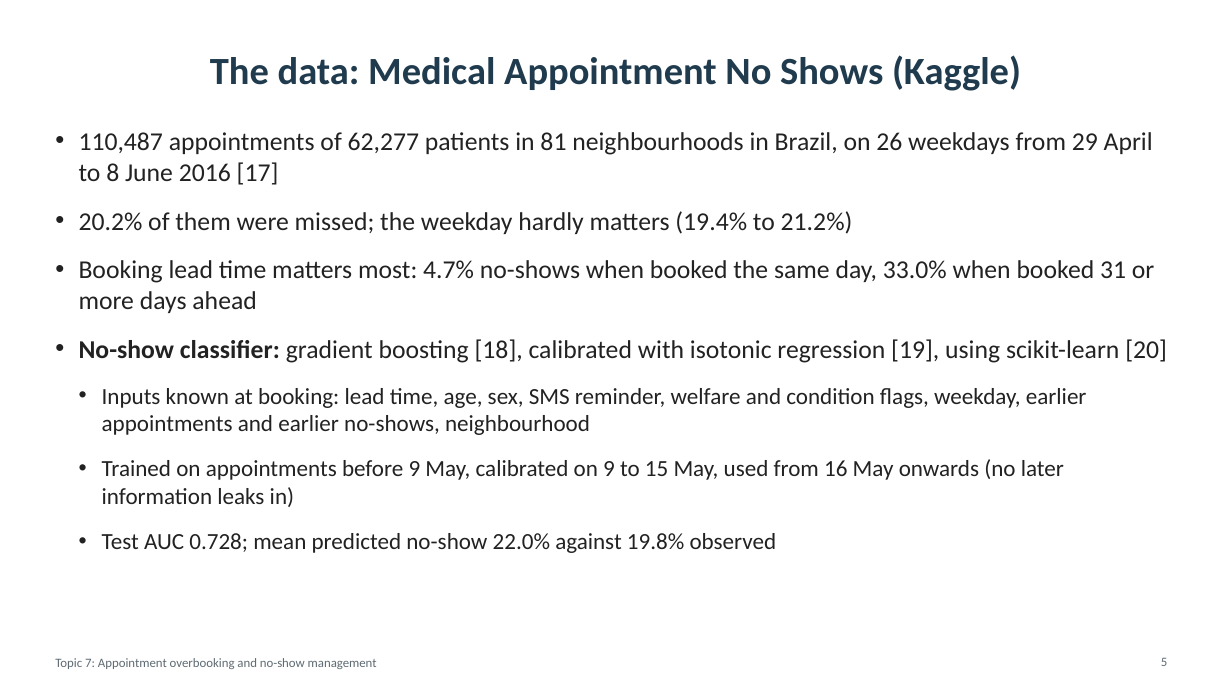
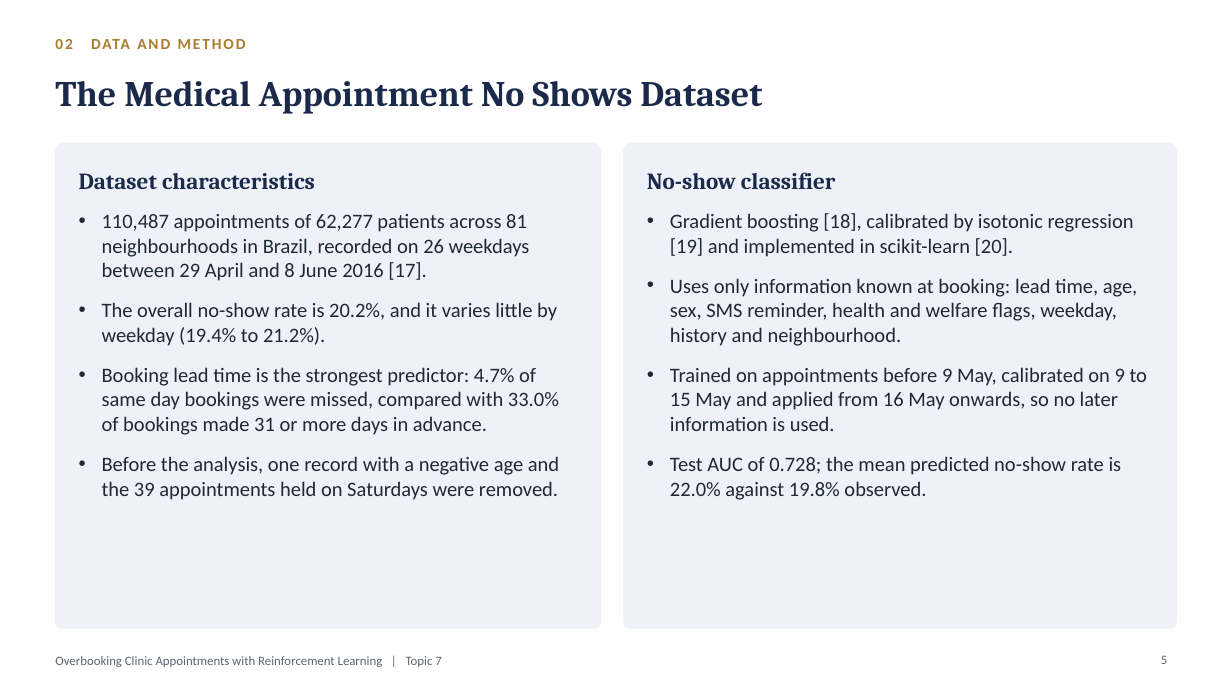
Before and after one commit to Nagasai-Datta/ml_lab, a slide deck: slide 5 of topic7/presentation/Topic7_Overbooking_Presentation.pptx. Drawn at 1232x693 pixels with LibreOffice and Linux fonts; fonts in the diff are those of the drawing. Boxes give left, top, right and bottom in pixels: in the first picture for what was removed or moved away, otherwise in the second. Text is boxed around its words. In the diff, an @@ line names an element or a change of style, - is before the commit and + after.

Commit message:
Presentation: formal wording and a new template

```diff
--- a/topic7/presentation/Topic7_Overbooking_Presentation.pptx
+++ b/topic7/presentation/Topic7_Overbooking_Presentation.pptx
@@ text added at bbox=[55, 39, 280, 277], 12 pt, text #A97C2F, bold @@
+02 DATA AND METHOD
@@ title at bbox=[55, 81, 762, 114]: text changed; size 30 to 28 pt; font Calibri to Cambria; text colour #1F3B4D to #1B2A4A @@
-The data: Medical Appointment No Shows (Kaggle)
+The Medical Appointment No Shows Dataset
@@ rounded rectangle added at bbox=[55, 143, 601, 628], fill #EEF2F8, outline #EEF2F8 1 pt @@
@@ text removed at bbox=[79, 132, 1167, 553] @@
-• 110,487 appointments of 62,277 patients in 81 neighbourhoods in Brazil, on 26 weekdays from 29 April to 8 June 2016 [17]
-• 20.2% of them were missed; the weekday hardly matters (19.4% to 21.2%)
-• Booking lead time matters most: 4.7% no-shows when booked the same day, 33.0% when booked 31 or more days ahead
-• No-show classifier: gradient boosting [18], calibrated with isotonic regression [19], using scikit-learn [20]
-  • Inputs known at booking: lead time, age, sex, SMS reminder, welfare and condition flags, weekday, earlier appointments and earlier no-shows, neighbourhood
-  • Trained on appointments before 9 May, calibrated on 9 to 15 May, used from 16 May onwards (no later information leaks in)
-  • Test AUC 0.728; mean predicted no-show 22.0% against 19.8% observed
@@ rounded rectangle added at bbox=[624, 143, 1177, 628], fill #EEF2F8, outline #EEF2F8 1 pt @@
@@ text added at bbox=[79, 173, 315, 189], 18 pt, text #1B2A4A, bold @@
+Dataset characteristics
@@ text added at bbox=[647, 172, 835, 189], 18 pt, text #1B2A4A, bold @@
+No-show classifier
@@ text added at bbox=[102, 214, 559, 500], 16 pt, text #1F2933 @@
+• 110,487 appointments of 62,277 patients across 81 neighbourhoods in Brazil, recorded on 26 weekdays between 29 April and 8 June 2016 [17].
+• The overall no-show rate is 20.2%, and it varies little by weekday (19.4% to 21.2%).
+• Booking lead time is the strongest predictor: 4.7% of same day bookings were missed, compared with 33.0% of bookings made 31 or more days in advance.
+• Before the analysis, one record with a negative age and the 39 appointments held on Saturdays were removed.
@@ text added at bbox=[670, 213, 1147, 500], 16 pt, text #1F2933 @@
+• Gradient boosting [18], calibrated by isotonic regression [19] and implemented in scikit-learn [20].
+• Uses only information known at booking: lead time, age, sex, SMS reminder, health and welfare flags, weekday, history and neighbourhood.
+• Trained on appointments before 9 May, calibrated on 9 to 15 May and applied from 16 May onwards, so no later information is used.
+• Test AUC of 0.728; the mean predicted no-show rate is 22.0% against 19.8% observed.
@@ text at bbox=[55, 656, 441, 667]: text changed; text colour #5F6B73 to #5B6770 @@
-Topic 7: Appointment overbooking and no-show management
+Overbooking Clinic Appointments with Reinforcement Learning | Topic 7
@@ page number at bbox=[1161, 656, 1167, 664]: text colour #5F6B73 to #5B6770 @@
```
Also in this commit, not shown: 19 other slides changed, 1 slide added, 1 slide removed, 1 other file.
